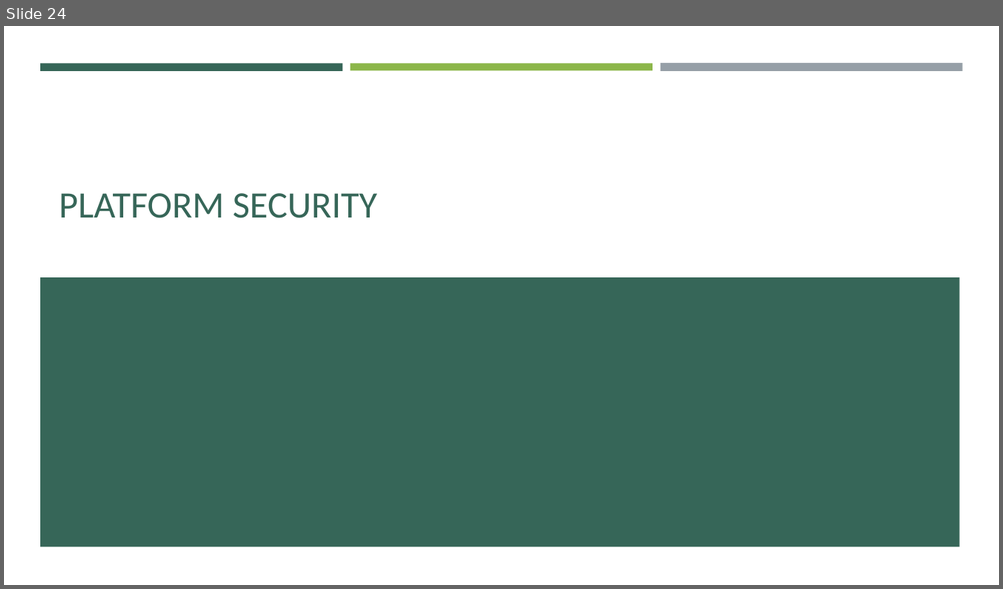
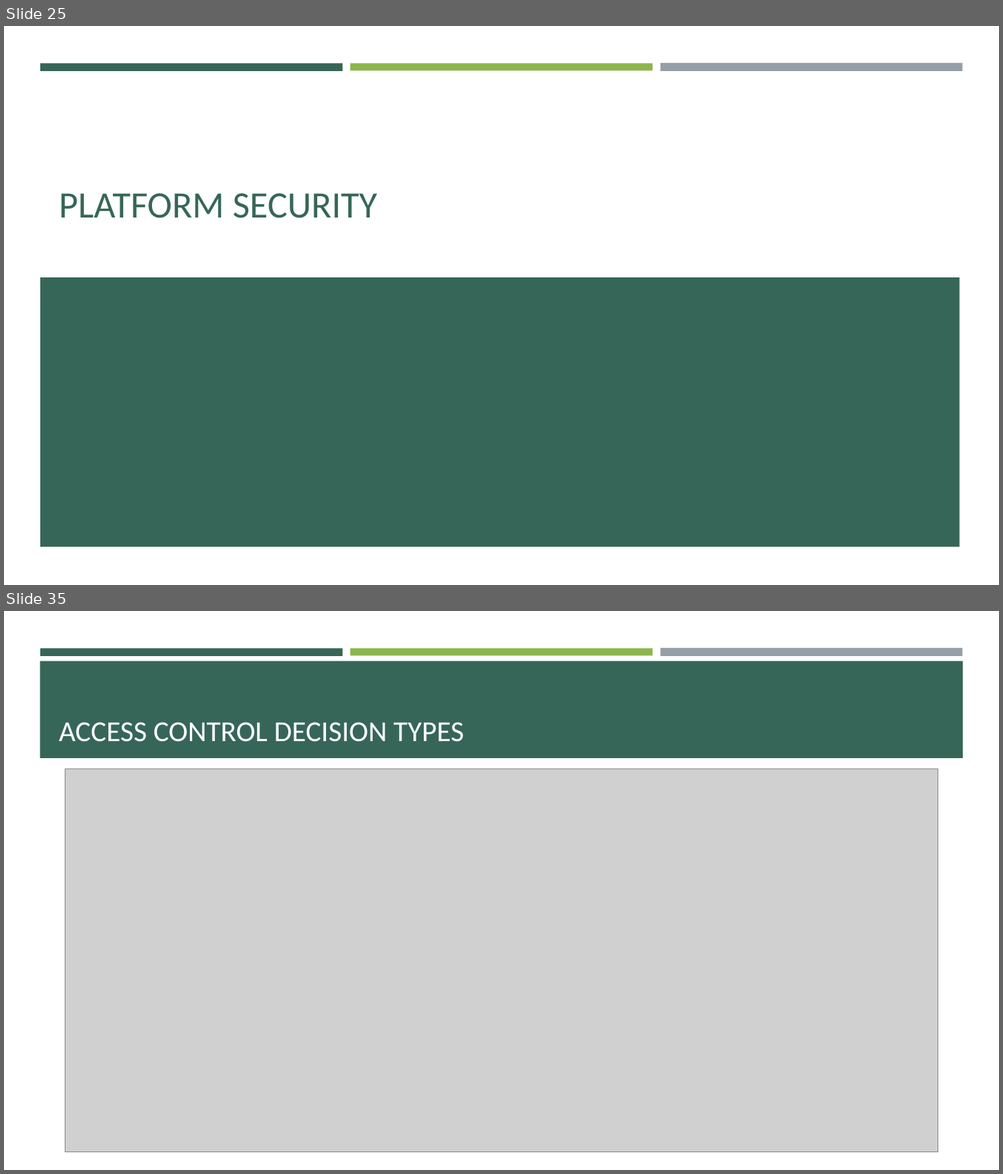
Before and after one commit to e-m-wilson/SNOW, a slide deck: Week_4/Database_Management_&_Platform_Security.pptx. Shown one above the other, each under a label of ours: slide 24 before the commit, slides 25 and 35 after it; the slides between them are not shown. The pictures are 1003x589 and 1003x1174 pixels, drawn with LibreOffice and Linux fonts; fonts in the diff are those of the drawing; grey boxes stand for pictures. Boxes give left, top, right and bottom in pixels: in the first picture for what was removed or moved away, otherwise in the second. Text is boxed around its words. In the diff, an @@ line names an element or a change of style, - is before the commit and + after.

```diff
--- a/Week_4/Database_Management_&_Platform_Security.pptx
+++ b/Week_4/Database_Management_&_Platform_Security.pptx
@@ slide 35 added at (4,611,999,1170), background #FFFFFF; not listed: 3 template elements that a slide beside it also shows @@
@@ rectangle added at (40,661,963,758), fill #366658 @@
@@ title added at (59,722,464,742), 28 pt, text #FFFFFF @@
+ACCESS CONTROL DECISION TYPES
@@ picture added at (65,769,937,1152) @@
@@ what was slide 24 is now slide 25 @@
```
Also in this commit, not shown: 4 slides changed, 13 other slides added, 4 other files.
